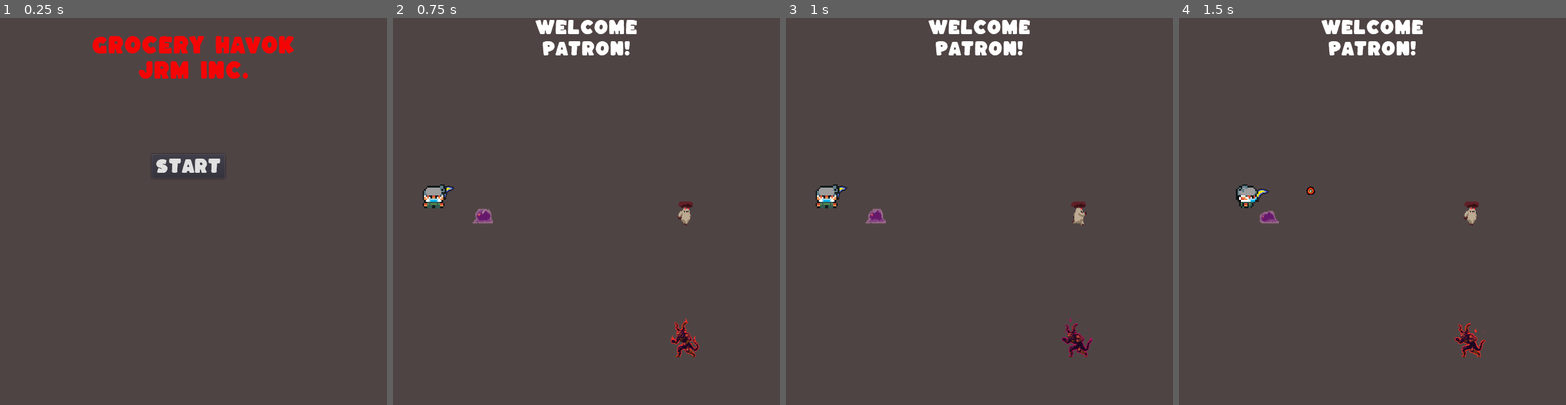
Above: before the commit, frames 1-4 (left to right).
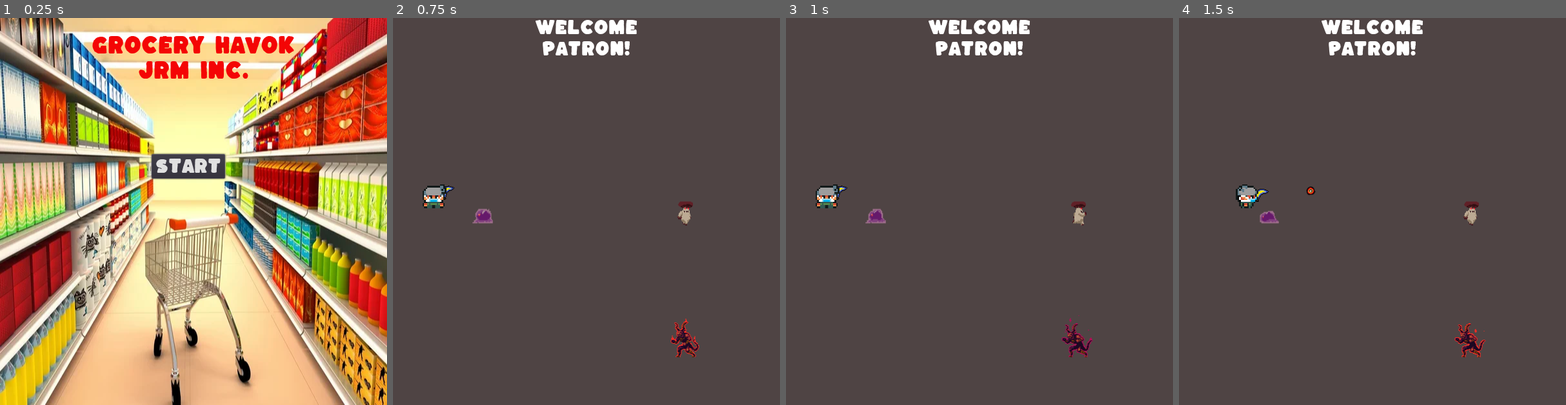
Above: after the commit, the same moments.

Repository: JWolff98/Grocery-Havok
Game: Godot game, scene res://main.tscn
Two runs of this game, one before a commit and one after it. Both use one fixed random seed, a clock stepped at 60 frames per second and the inputs below.
Inputs (mouse positions are in pixels of both pictures, inside the frame that each line leads up to):
- Up to frame 1 (0.25 s): no input
- Up to frame 2 (0.75 s): click "Start" at 0.5 s
- Up to frame 3 (1 s): no input
- Up to frame 4 (1.5 s): move the mouse to (1457, 192) at 1.27 s; hold D (move_right) from 1.28 s (still down); tap Space (attack) at 1.35 s

The runs differ from the first frame. In frame 1, 95% of the frame differs, in the area x 0-100%, y 0-100%; in frame 2, nothing differs; in frame 3, nothing differs; in frame 4, nothing differs.

Commit message:
pepper attack causes all enemies to switcharoo

Diff:
--- a/grape.gd
+++ b/grape.gd
@@ -13,10 +13,12 @@
 var framedVelocity
 var dead = false
 var tutorial = false
+var is_freed = false
+var disabled = false
 signal grape_death
 
 func _physics_process(delta):
-	if not dead:
+	if not dead and not disabled:
 		$AnimatedSprite.playing = true
 		$AnimatedSprite.animation = "move"
 		var move_towards = get_parent().get_node("player").position
@@ -71,3 +73,14 @@
 	yield($AnimatedSprite, "animation_finished")
 	emit_signal("grape_death")
 	queue_free()
+	is_freed = true
+
+func is_dead():
+	return is_freed
+
+func disable():
+	get_node("CollisionShape2D").set_deferred("disabled", true)
+	disabled = true
+func enable():
+	get_node("CollisionShape2D").set_deferred("disabled", false)
+	disabled = false
--- a/main.gd
+++ b/main.gd
@@ -109,6 +109,7 @@
 	$player.tutorial = false
 	$start_menu.hide()
 	$tutorial.hide()
+	$produce_aisle.play()
 	$background_1.show()
 	$background_1/aisle_0/CollisionPolygon2D.disabled = false
 	$background_1/aisle_1/CollisionPolygon2D.disabled = false
@@ -147,9 +148,6 @@
 func _on_HUD_win():
 	pass # Replace with function body.
 
-
-
-
 func _on_pepper_off():
 	$background_1.hide()
 
@@ -176,27 +174,27 @@
 func _on_smoke_screen():
 	$background_1.hide()
 	start_hidden = true
-	#var mobs = get_tree().get_nodes_in_group("mobs")
-	#print(len(mobs))
+	var mobs = get_tree().get_nodes_in_group("mobs")
 	# Replace with function body.
-	#for mob in mobs:
-	#	if not "pepper" in mob.name and is_instance_valid(mob):
-	#		mob.hide()
-	#		mob.disabled = true
-	#		$grapePath/grapeSpawnLocation.set_offset(randi())
-	#		while $grapePath/grapeSpawnLocation.position.distance_to($player.position) < 100:
-	#			$grapePath/grapeSpawnLocation.set_offset(randi())
-	#		mob.position = $grapePath/grapeSpawnLocation.position
-
-
+	for mob in mobs:
+		if "mushroom" in mob.name or "grape" in mob.name:
+			if not mob.is_dead():
+				mob.hide()
+				mob.disable()
+				$grapePath/grapeSpawnLocation.set_offset(randi())
+				while $grapePath/grapeSpawnLocation.position.distance_to($player.position) < 100:
+					$grapePath/grapeSpawnLocation.set_offset(randi())
+				mob.position = $grapePath/grapeSpawnLocation.position
 
 func _on_smoke_screen_stop():
 	if start_hidden:
-	#	var mobs = get_tree().get_nodes_in_group("mobs")
+		var mobs = get_tree().get_nodes_in_group("mobs")
 	# Replace with function body.
-	#	for mob in mobs:
-	#		if not "pepper" in mob.name and is_instance_valid(mob):
-	#			mob.disabled = false
+		for mob in mobs:
+			if "mushroom" in mob.name or "grape" in mob.name:
+				if not mob.is_dead():
+					mob.show()
+					mob.enable()
 		$background_1.show()
 		start_hidden = false #th function body.
 func _increment():
--- a/main.tscn
+++ b/main.tscn
@@ -65,7 +65,6 @@
 [node name="HUD" parent="." instance=ExtResource( 9 )]
 
 [node name="start_menu" type="Area2D" parent="."]
-visible = false
 z_index = 3
 
 [node name="menu" type="TextureRect" parent="start_menu"]
--- a/mushroom.gd
+++ b/mushroom.gd
@@ -8,12 +8,14 @@
 var current_hp
 var dead = false
 var hit = false
+var disabled = false
 var tutorial = false
+var is_freed = false
 onready var navigation_agent = $NavigationAgent2D
 signal mushroom_death
 
 func _physics_process(delta):
-	if not dead and not hit:
+	if not dead and not hit and not disabled:
 		$AnimatedSprite.playing = true
 		var velocity = Vector2.ZERO
 
@@ -75,6 +77,17 @@
 	yield($AnimatedSprite, "animation_finished")
 	emit_signal("mushroom_death")
 	queue_free()
+	is_freed = true
 # Called every frame. 'delta' is the elapsed time since the previous frame.
 #func _process(delta):
 #	pass
+
+func is_dead():
+	return is_freed
+
+func disable():
+	get_node("CollisionShape2D").set_deferred("disabled", true)
+	disabled = true
+func enable():
+	get_node("CollisionShape2D").set_deferred("disabled", false)
+	disabled = false
